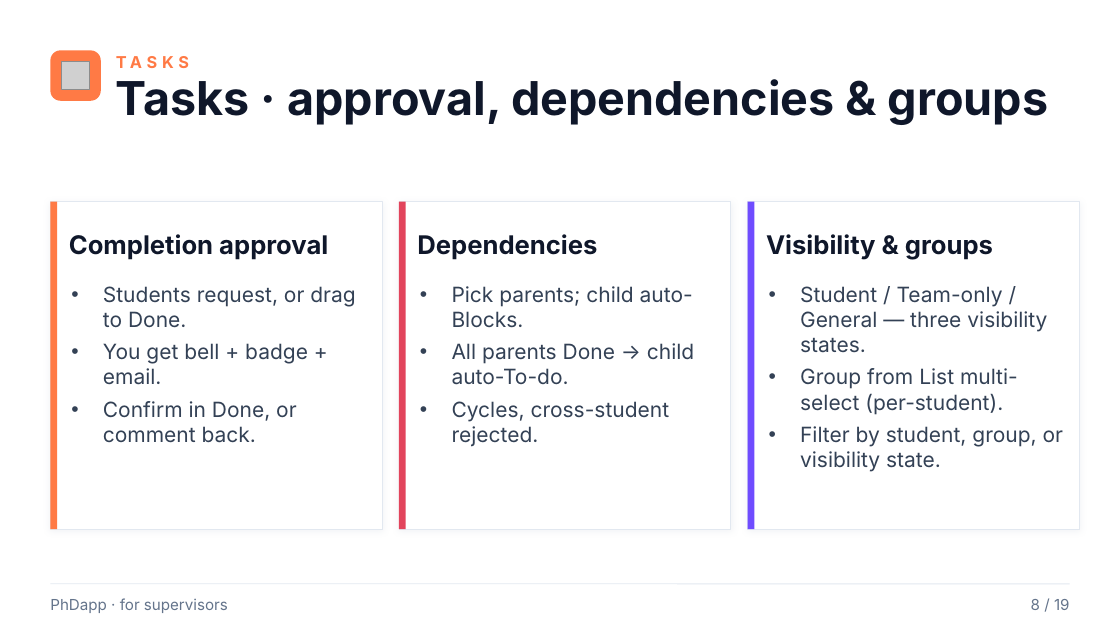
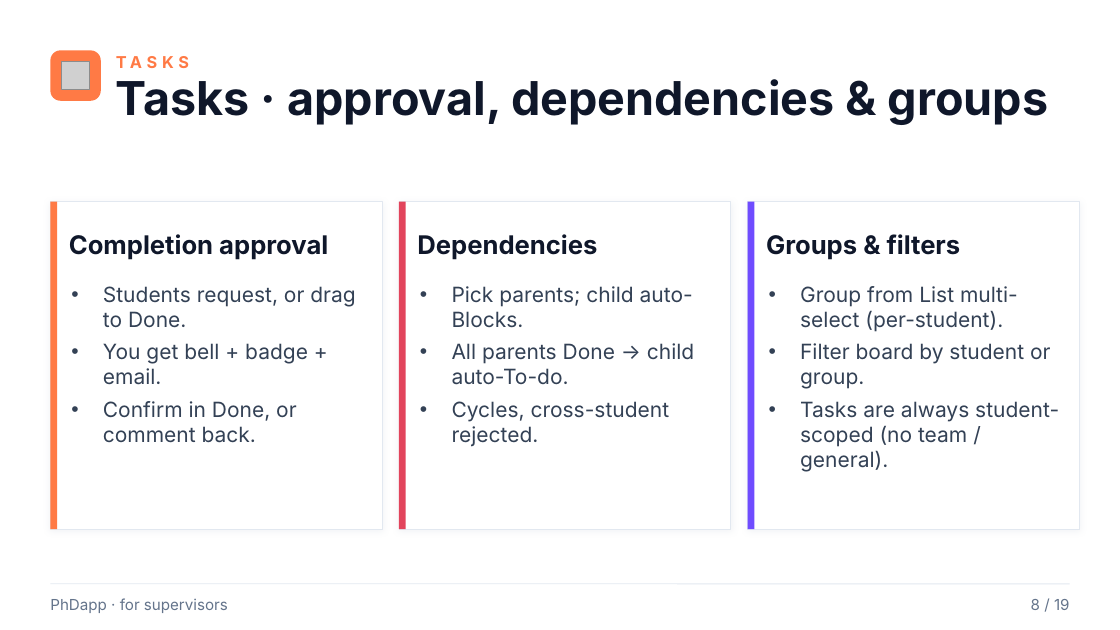
Before and after one commit to rafacastrocsic/phdapp, a slide deck: slide 8 of docs/PhDapp_Supervisor_Overview.pptx. Drawn at 1120x630 pixels with LibreOffice and Linux fonts; fonts in the diff are those of the drawing; grey boxes stand for pictures. Boxes give left, top, right and bottom in pixels: in the first picture for what was removed or moved away, otherwise in the second. Text is boxed around its words. In the diff, an @@ line names an element or a change of style, - is before the commit and + after.

```diff
--- a/docs/PhDapp_Supervisor_Overview.pptx
+++ b/docs/PhDapp_Supervisor_Overview.pptx
@@ text at box(766, 234, 961, 259): text changed @@
-Visibility & groups
+Groups & filters
@@ text at box(800, 286, 1047, 353): paragraph removed @@
-• Student / Team-only / General — three visibility states.
@@ text at box(800, 343, 1059, 472): text changed @@
-• Filter by student, group, or visibility state.
+• Filter board by student or group.
+• Tasks are always student-scoped (no team / general).
```
Also in this commit, not shown: 10 other files.
